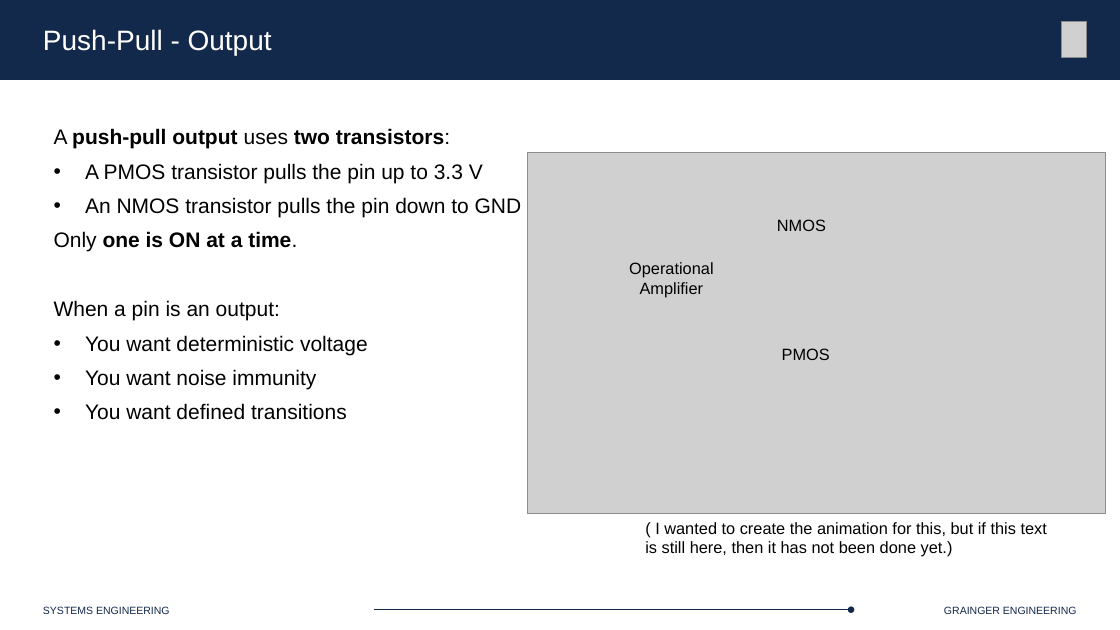
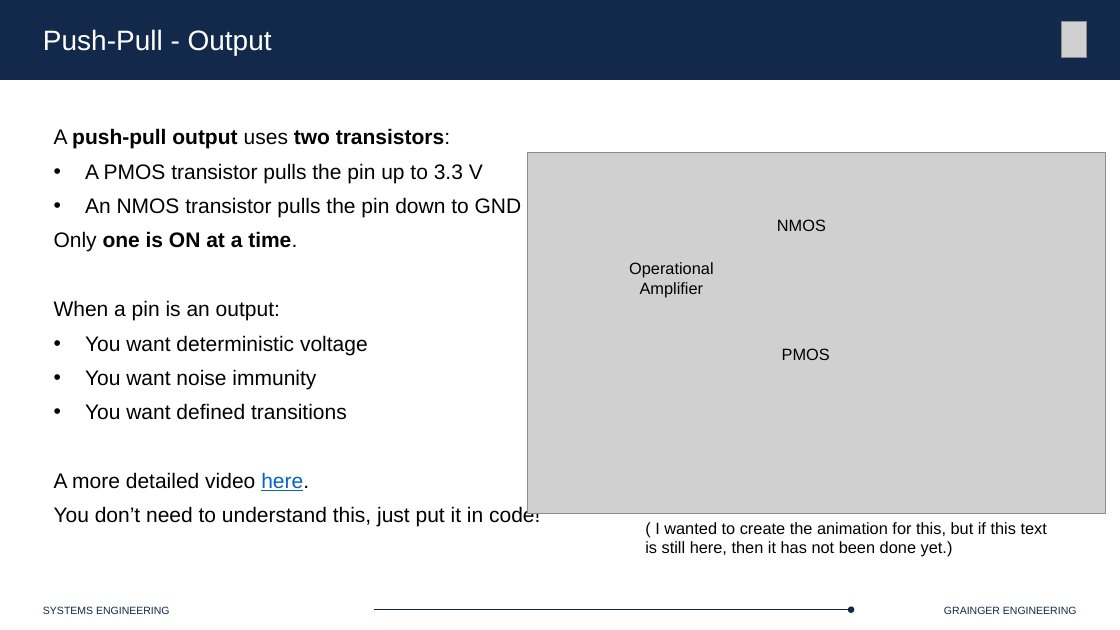
Before and after one commit to Marius-Juston/SE-423---Class-Material, a slide deck: slide 13 of Lectures/Slides/L3.pptx. Drawn at 1120x630 pixels with LibreOffice and Linux fonts; fonts in the diff are those of the drawing; grey boxes stand for pictures. Boxes give left, top, right and bottom in pixels: in the first picture for what was removed or moved away, otherwise in the second. Text is boxed around its words. In the diff, an @@ line names an element or a change of style, - is before the commit and + after.

```diff
--- a/Lectures/Slides/L3.pptx
+++ b/Lectures/Slides/L3.pptx
@@ text at (54, 472, 540, 527): paragraphs added @@
+A more detailed video here.
+You don’t need to understand this, just put it in code!
```
Also in this commit, not shown: 1 other slide changed.
